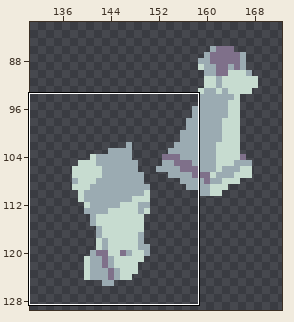
One commit to this pixel-art file: resources/kid/unpacked/asesprite/hands/gauntlets_right.aseprite. Above: a wide view before the commit, with the close-up outlined.
Close-up. Before the commit:
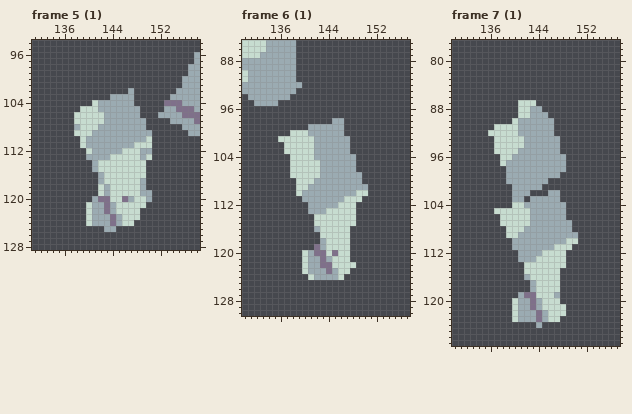
256x256 pixels, 64 frames. Shown: frame 5 (1): x 131..158, y 94..128; frame 6 (1): x 130..157, y 85..130; frame 7 (1): x 130..157, y 77..127. The wide view leaves out empty margins. The commit also changed other frames or places, which this record leaves out.
And afterwards:
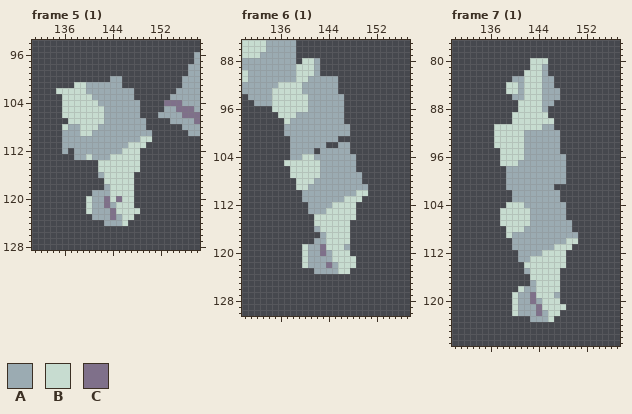
Palette (. is transparent): A #9babb2  B #c7dcd0  C #7f708a
Change:
Changed rows in their new state; - is an unchanged pixel.
Frame 5 (1), layers "idle", "running":
first column x 135:
100 ---------AA-----
101 ---BBAAAAAA-----
102 BBBBBAAAAAAA----
103 -BBBBBAAA-------
104 -BBBBB-------A--
105 -BBB---B--------
106 -BB-------------
107 --B-------------
108 -BA-------------
109 -AAA------------
110 -AAAA---------B-
111 -AAAA-------B--.
112 -A-AAA--------..
113 ---AAB--------..
114 ------.-------.-
115 ------.-------.-
116 -------------..-
117 -------.-----..-
118 -------.-----..-
119 ------AA-----...
120 -----B-A--CBB...
121 -------------..-
122 --------AC------
123 -----.-------.--
124 -----...-A--.---
125 --------..------
Frame 6 (1), layers "idle", "running":
first column x 135:
 88 -----BBA-----
 89 ----BBBA-----
 90 ----BBBA-----
 91 ----BBAAAAA--
 92 -BBBBAAAAAA--
 93 BBBBBAAAAAA--
 94 BBBBBBAAAAAA-
 95 BBBBBBAAAAAA-
 96 BBBBBBAAAAAA-
 97 -BBBAAAAAAAA-
 98 --BAAAAAAA---
 99 --AAAA------A
100 --AAAA------A
101 -..AAAA----..
102 --.AAAA--..--
103 --.AAAA.-----
104 ---AA--------
105 --B----------
first column x 139:
110 .---------
112 ------B---
115 ---------.
117 ----A-----
118 ---A------
119 -BAAC---A-
120 ---A-AB---
121 ----A----B
122 ----A-A---
123 -..--A----
124 --......--
Frame 7 (1), layers "idle", "running":
first column x 136:
 80 -------BBB---
 81 -------BBA---
 82 ------BBBA---
 83 ----AABBBAA--
 84 ---BBABBBAA--
 85 ---BBABBBAAA-
 86 ----AABBBAAA-
 87 --------BAA--
 88 -------BBA---
 89 ----B--BBB---
 90 -----BBBBBB--
 91 -----BBBB----
 92 .----B-----A-
 95 -.---B-------
 96 ----BB-------
 97 ---BB--------
 99 ------------A
100 ----------AAA
101 ---A-----AA--
102 -------AAA---
103 ------A------
104 ---B---------
105 -.-----------
first column x 140:
109 A
first column x 140:
113 ---B-----
115 --A------
116 --.------
118 -BA------
119 B-A------
121 ---AC----
122 --------.
123 ...-A--.-
124 ----.----
Where, in picture pixels (left, top, right, bottom), the same in both close-ups:
changed: (56, 76, 152, 232)
changed: (272, 58, 350, 166)
erased: (296, 190, 302, 196)
changed: (302, 202, 356, 280)
changed: (488, 58, 560, 166)
changed: (494, 172, 566, 238)
changed: (512, 256, 566, 328)
